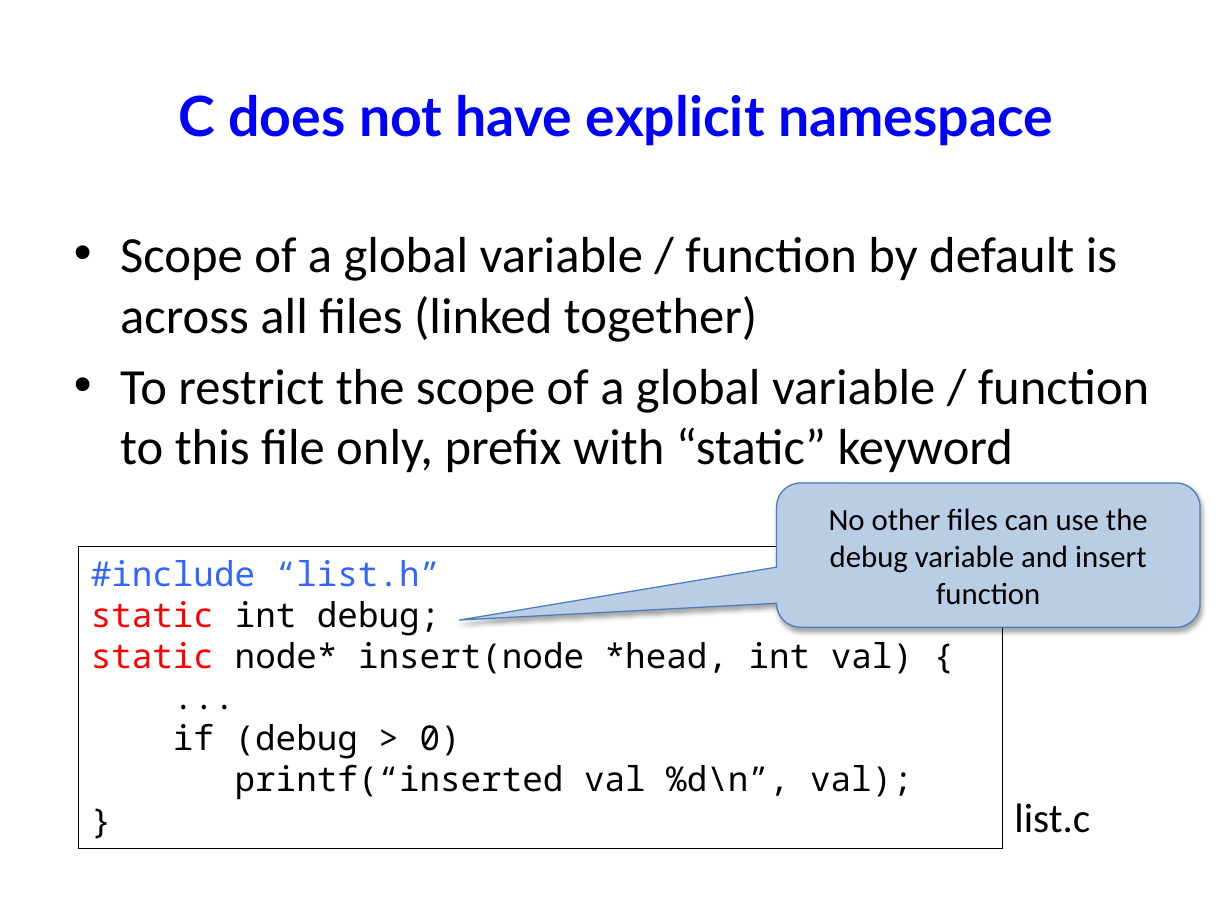
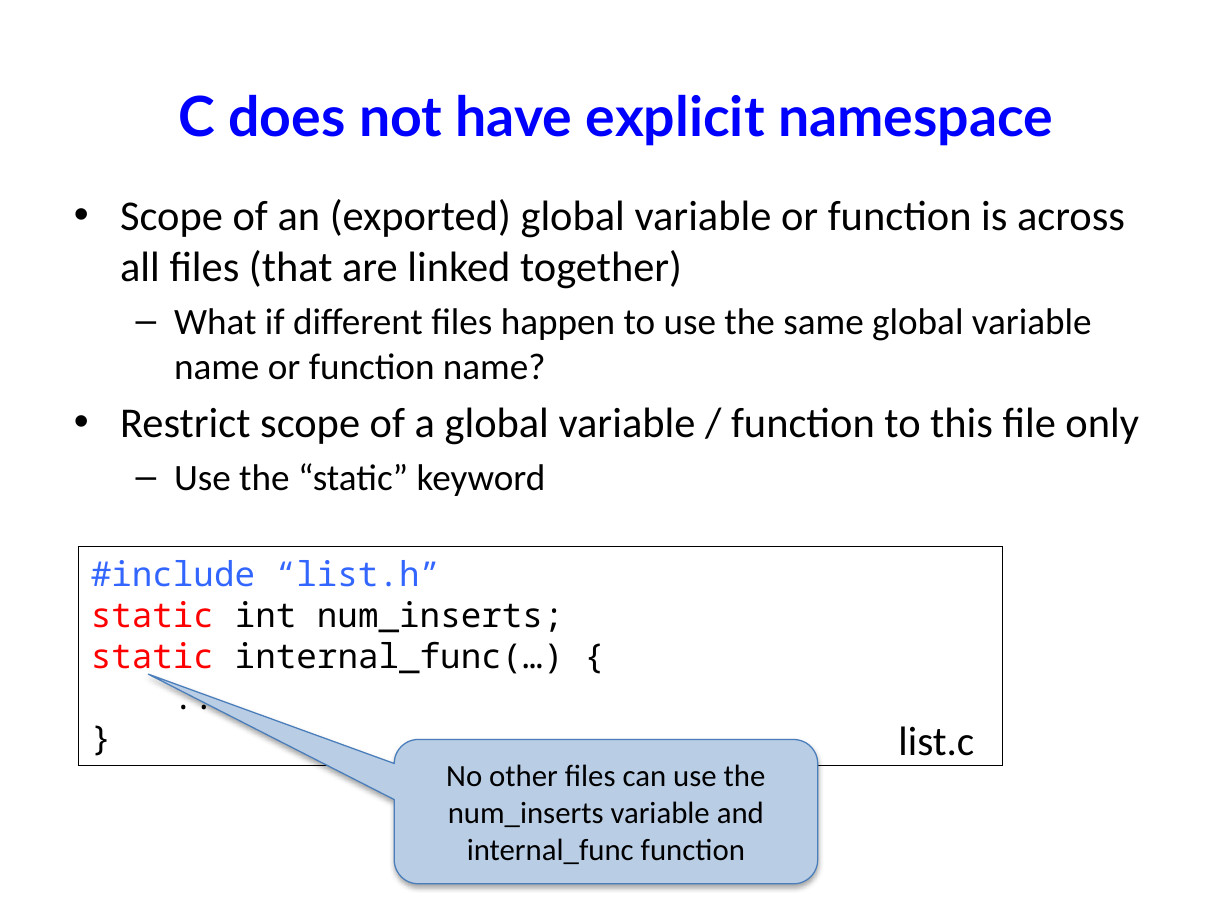
Before and after one commit to NYU-CSO/nyu-cso.github.io, a slide deck: slide 6 of notes/07-largec-io.pptx (slide 10 before the commit). Drawn at 1232x924 pixels with LibreOffice and Linux fonts; fonts in the diff are those of the drawing. Boxes give left, top, right and bottom in pixels: in the first picture for what was removed or moved away, otherwise in the second. Text is boxed around its words. In the diff, an @@ line names an element or a change of style, - is before the commit and + after.

```diff
--- a/notes/07-largec-io.pptx
+++ b/notes/07-largec-io.pptx
@@ text at [120,199,1139,496]: text changed; size 29.6 to 24.8 pt @@
-• Scope of a global variable / function by default is across all files (linked together)
-• To restrict the scope of a global variable / function to this file only, prefix with “static” keyword
+• Scope of an (exported) global variable or function is across all files (that are linked together)
+  – What if different files happen to use the same global variable name or function name?
+• Restrict scope of a global variable / function to this file only
+  – Use the “static” keyword
@@ rectangle "#include “list.h”": place and size @@
-rectangle "#include “list.h”" at [79,546,1003,849]
+rectangle "#include “list.h”" at [79,546,1003,765]
@@ text in rectangle at [91,601,564,678]: text changed @@
-static int debug;
-static node* insert(node *head, int val) {
+static int num_inserts;
+static internal_func(…) {
@@ text "list.c": place and size @@
-text "list.c" at [1014,803,1090,833]
+text "list.c" at [898,726,974,756]
@@ text in rectangle at [173,723,913,800]: paragraphs removed @@
-if (debug > 0)
-printf(“inserted val %d\n”, val);
@@ rounded speech box "No other files can use ...": place and size @@
-rounded speech box "No other files can use ..." at [776,483,1200,627]
+rounded speech box "No other files can use ..." at [394,739,818,883]
@@ rounded speech box "No other files can use ..." at [394,739,818,883]: proportions changed @@
@@ text in rounded speech box at [446,764,766,864]: text changed @@
-No other files can use the debug variable and insert function
+No other files can use the num_inserts variable and internal_func function
```
Also in this commit, not shown: 11 other slides changed, 3 slides added, 9 slides removed, 6 other files.
